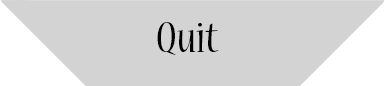
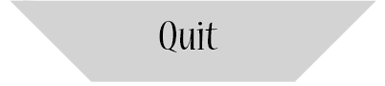
Layered file, before and after one edit (385 x 86). Changes by layer:
painted on "Layer 6" over bbox(1, 0, 385, 86)
hid "Layer 5" over bbox(1, 0, 385, 86)
hid "Layer 4" over bbox(1, 0, 385, 86)
hid "Layer 3" over bbox(1, 0, 383, 86)
hid "Layer 2" over bbox(1, 0, 385, 86)
hid "Layer 1" over bbox(1, 0, 385, 86)
